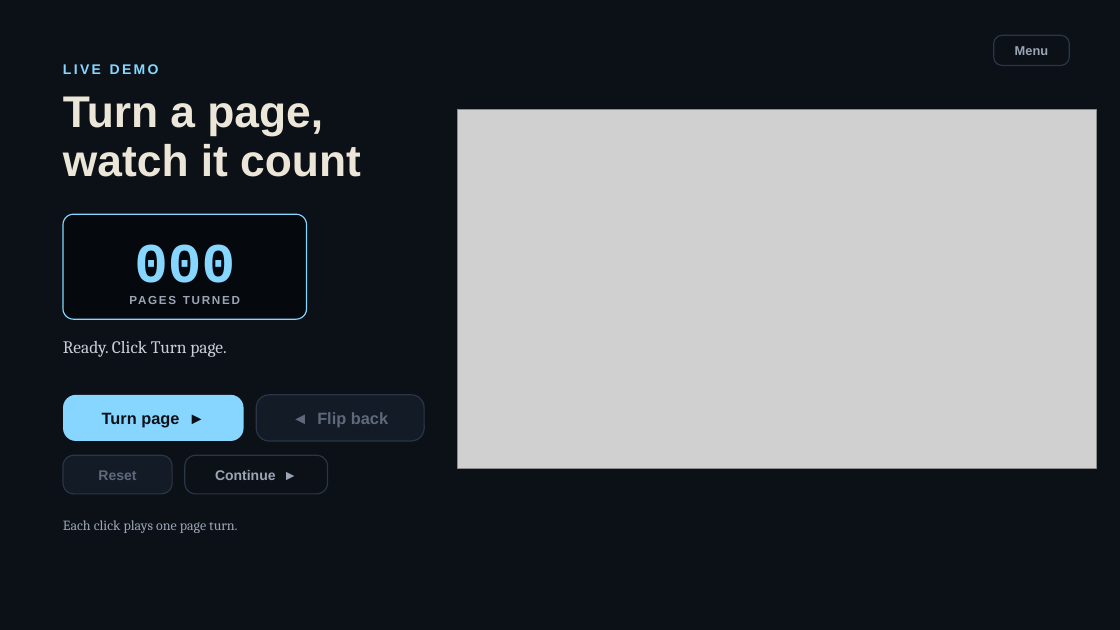
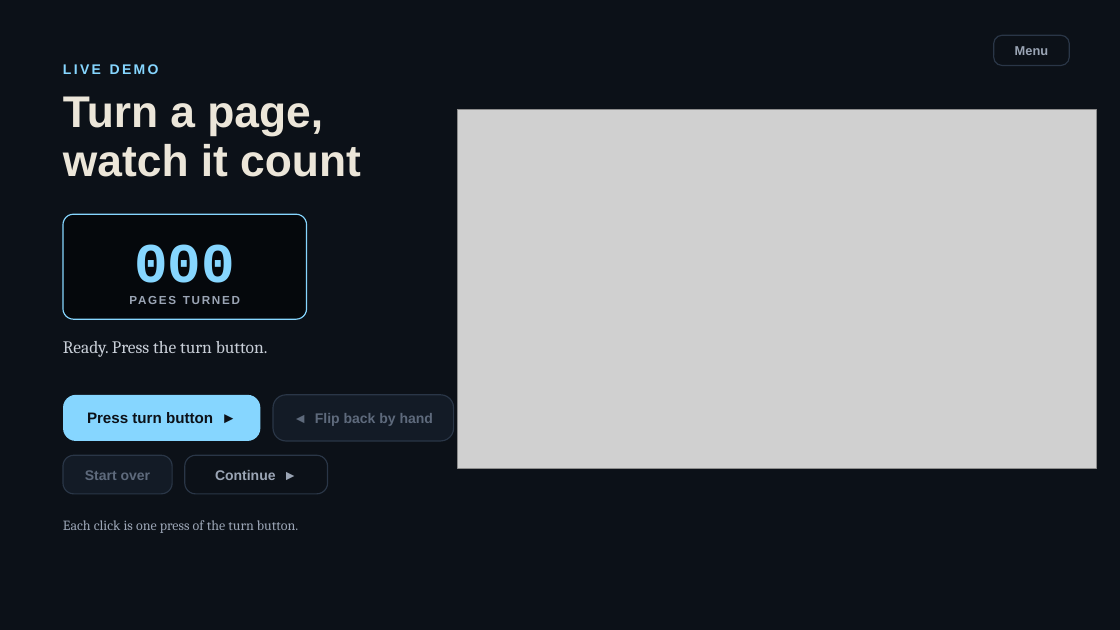
Before and after one commit to sharmaricha676-rgb/bookcounterppt, a slide deck: slide 23 of BookCounter-interactive.pptx (slide 20 before the commit). Drawn at 1120x630 pixels with LibreOffice and Linux fonts; fonts in the diff are those of the drawing; grey boxes stand for pictures. Boxes give left, top, right and bottom in pixels: in the first picture for what was removed or moved away, otherwise in the second. Text is boxed around its words. In the diff, an @@ line names an element or a change of style, - is before the commit and + after.

```diff
--- a/BookCounter-interactive.pptx
+++ b/BookCounter-interactive.pptx
@@ text at (63,341,268,357): text changed @@
-Ready. Click Turn page.
+Ready. Press the turn button.
@@ rounded rectangle "Press turn button ►": place and size @@
-rounded rectangle "Press turn button ►" at (63,395,244,441)
+rounded rectangle "Press turn button ►" at (63,395,260,441)
@@ text in rounded rectangle at (87,412,213,423): text changed; size 14 to 13 pt @@
-Turn page ►
+Press turn button ►
@@ rounded rectangle "◄ Flip back by hand": place and size @@
-rounded rectangle "◄ Flip back by hand" at (256,395,424,441)
+rounded rectangle "◄ Flip back by hand" at (273,395,454,441)
@@ text in rounded rectangle at (315,413,433,426): text changed; size 14 to 12 pt @@
-◄ Flip back
+◄ Flip back by hand
@@ text in rounded rectangle at (85,470,151,480): text changed @@
-Reset
+Start over
@@ text at (63,520,298,533): text changed @@
-Each click plays one page turn.
+Each click is one press of the turn button.
```
Also in this commit, not shown: 29 other slides changed, 3 slides added.
